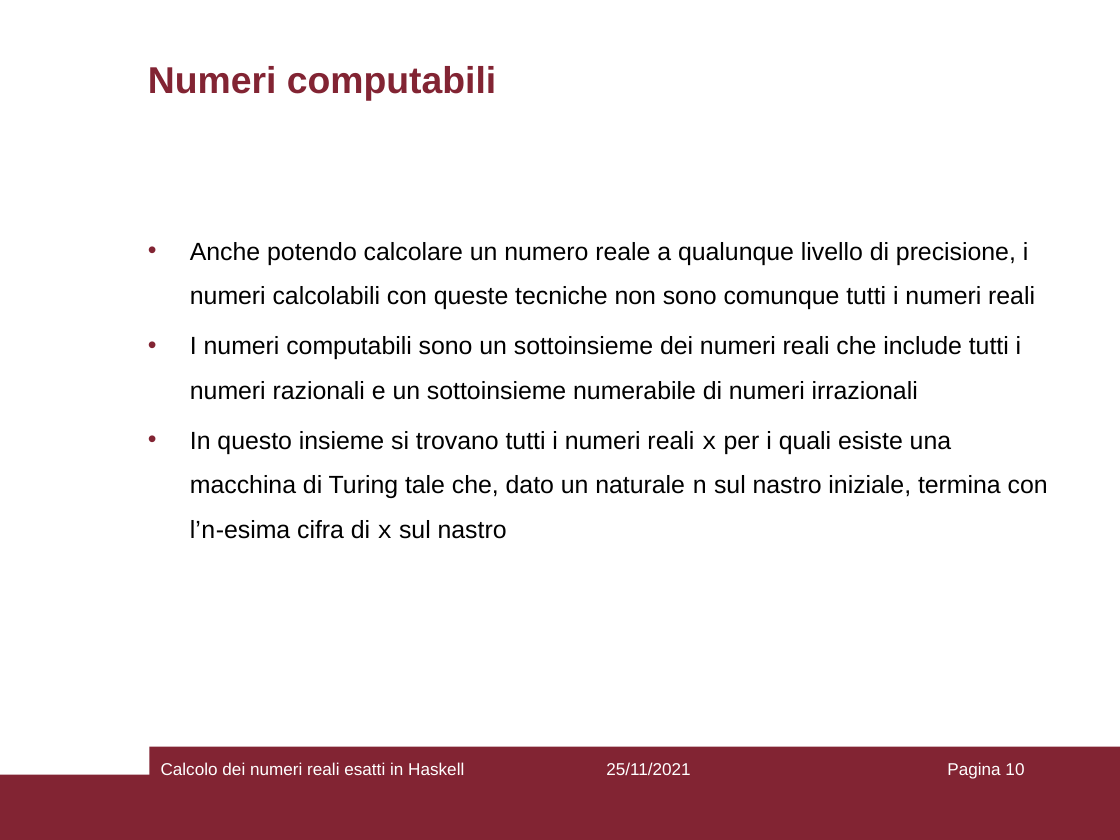
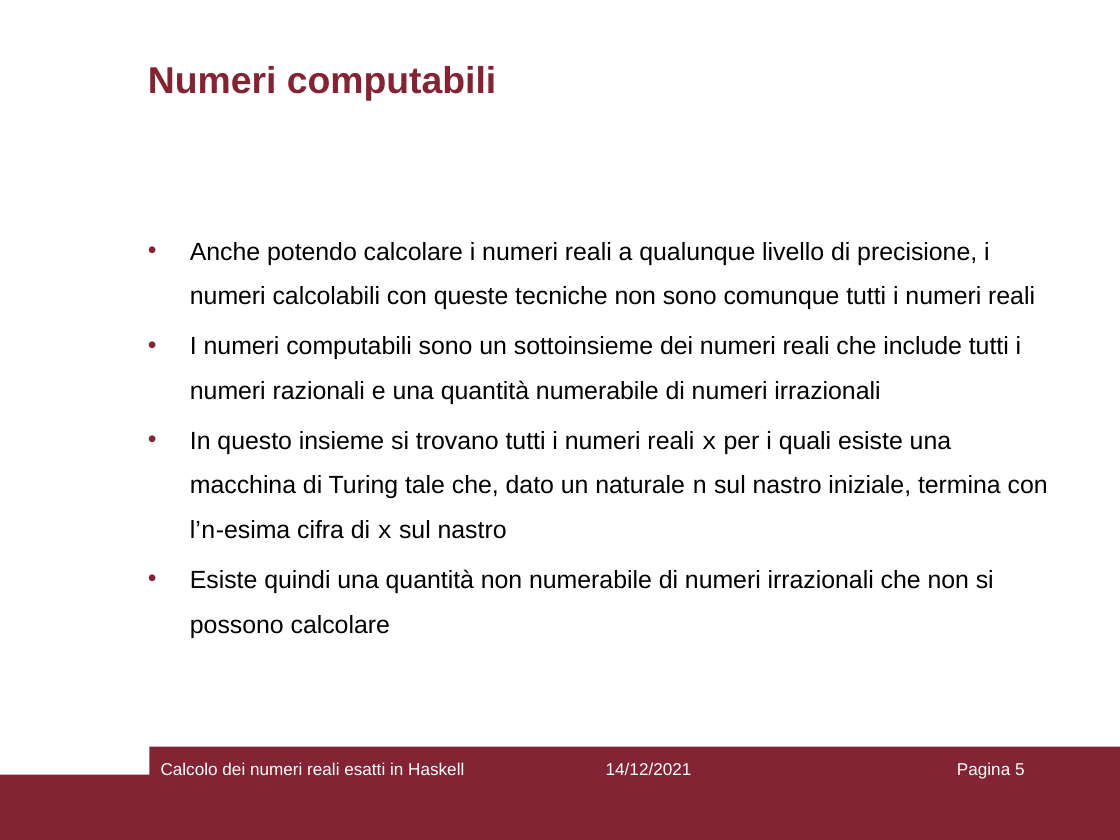
Before and after one commit to Princic-1837592/bachelor-degree-thesis, a slide deck: slide 5 of relazione/presentazione.pptx (slide 10 before the commit). Drawn at 1120x840 pixels with LibreOffice and Linux fonts; fonts in the diff are those of the drawing. Boxes give left, top, right and bottom in pixels: in the first picture for what was removed or moved away, otherwise in the second. Text is boxed around its words. In the diff, an @@ line names an element or a change of style, - is before the commit and + after.

```diff
--- a/relazione/presentazione.pptx
+++ b/relazione/presentazione.pptx
@@ text at <box>190,242,1035,404</box>: text changed @@
-• Anche potendo calcolare un numero reale a qualunque livello di precisione, i numeri calcolabili con queste tecniche non sono comunque tutti i numeri reali
-• I numeri computabili sono un sottoinsieme dei numeri reali che include tutti i numeri razionali e un sottoinsieme numerabile di numeri irrazionali
+• Anche potendo calcolare i numeri reali a qualunque livello di precisione, i numeri calcolabili con queste tecniche non sono comunque tutti i numeri reali
+• I numeri computabili sono un sottoinsieme dei numeri reali che include tutti i numeri razionali e una quantità numerabile di numeri irrazionali
@@ text at <box>190,569,994,638</box>: paragraph added @@
+• Esiste quindi una quantità non numerabile di numeri irrazionali che non si possono calcolare
@@ text at <box>606,762,692,775</box>: text changed @@
-25/11/2021
+14/12/2021
@@ page number at <box>957,762,1025,779</box>: text changed @@
-Pagina 10
+Pagina 5
```
Also in this commit, not shown: 8 other slides changed, 13 slides added, 4 slides removed, 17 other files.
